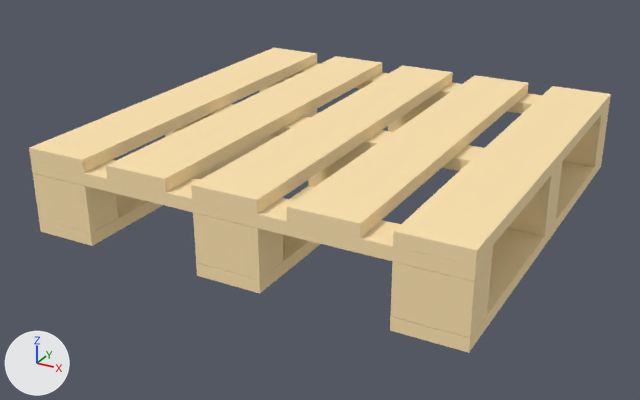
The glTF model public/models/pallet1.glb as it was, and as the next commit left it.
Both versions are drawn from a 50 mm lens placed at (3.81, -7.44, 2.89), pointed at (-0.14, -0.27, -0.69). Every picture has the same lights, and +X, +Y and +Z are marked at lower left. Where no turn or scale is listed for an object, it has been applied to the vertices.
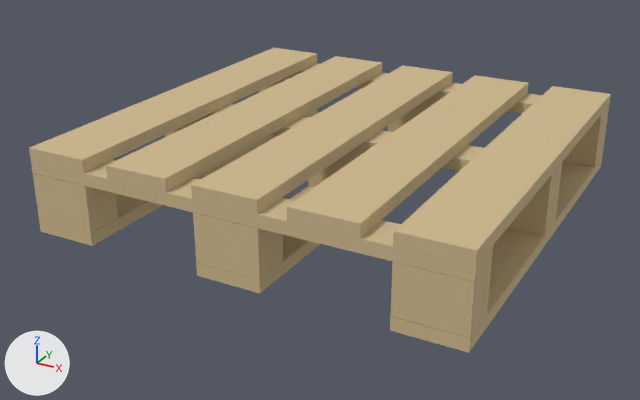
Pixel boxes [x1, y1, x2, y2] of what changed, in the pictures (640 x 400 px):
'Cube.004', recoloured: [393, 86, 611, 266] in both
'Cube.003', recoloured: [287, 75, 529, 238] in both
'Cube', recoloured: [191, 65, 453, 214] in both
'Cube.001', recoloured: [106, 56, 382, 192] in both
'Cube.002', recoloured: [29, 48, 317, 173] in both
'Cube.007', recoloured: [31, 160, 493, 282] in both
'Cube.017', recoloured: [390, 157, 602, 353] in both
'Cube.009', recoloured: [391, 261, 492, 338] in both
'Cube.012', recoloured: [193, 213, 283, 280] in both
'Cube.015', recoloured: [33, 173, 118, 234] in both
'Cube.019', recoloured: [39, 109, 317, 246] in both
'Cube.018', recoloured: [196, 131, 392, 293] in both
'Cube.008', recoloured: [508, 175, 561, 236] in both
'Cube.005', recoloured: [195, 104, 562, 188] in both
'Cube.010', recoloured: [563, 116, 608, 167] in both
'Cube.006', recoloured: [287, 63, 609, 126] in both
'Cube.013', recoloured: [308, 151, 363, 187] in both
'Cube.011', recoloured: [388, 99, 437, 132] in both
'Cube.014', recoloured: [165, 121, 198, 137] in both
'Cube.016', recoloured: [259, 78, 289, 92] in both

The change, as a list of edits to the scene's bpy script:
```text
Change mat_wood:
    mat_wood.base_color: (1.0, 0.777, 0.431) -> (0.615, 0.48, 0.268)  # beige #ffe4af -> beige #ceb88d
```
